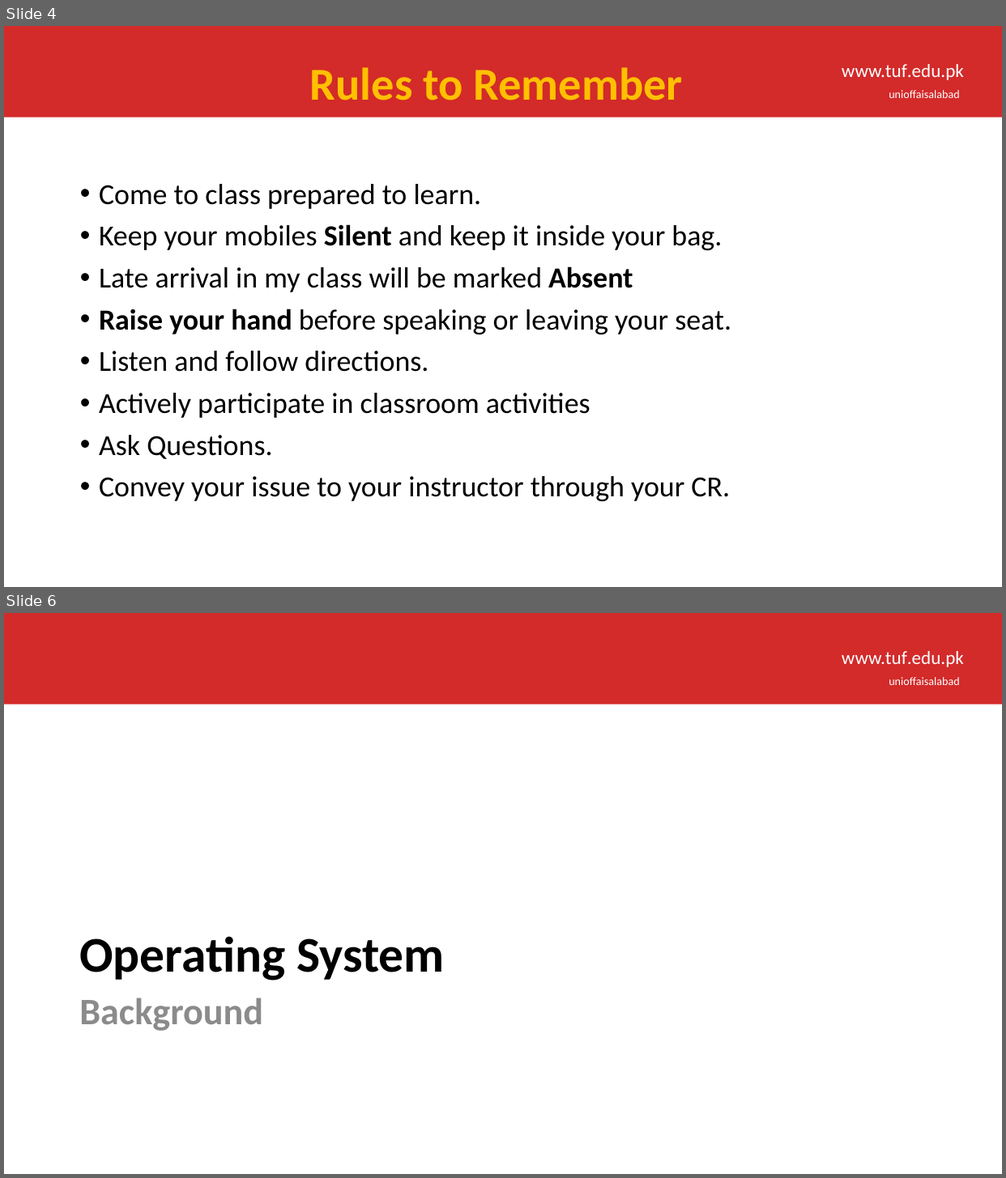
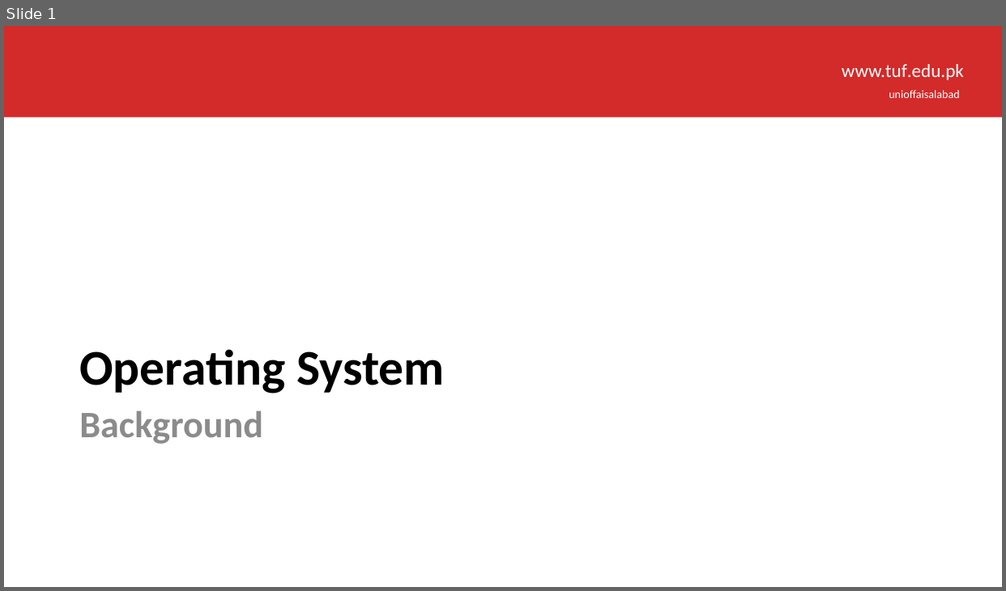
Before and after one commit to hamnasz/Semester-IV, a slide deck: Operating System/Mids/Slides/Lecture # 1.pptx. Shown one above the other, each under a label of ours: slides 4 and 6 before the commit, slide 1 after it; the slides between them are not shown. The pictures are 1006x1178 and 1006x591 pixels, drawn with LibreOffice and Linux fonts; fonts in the diff are those of the drawing; background and template pictures are left out. Boxes give left, top, right and bottom in pixels: in the first picture for what was removed or moved away, otherwise in the second. Text is boxed around its words. In the diff, an @@ line names an element or a change of style, - is before the commit and + after.

Commit message:
Instructor: Irsha Qureshi

```diff
--- a/Operating System/Mids/Slides/Lecture # 1.pptx
+++ b/Operating System/Mids/Slides/Lecture # 1.pptx
@@ slide 4 removed at (4,26,1002,587), background #FFFFFF; not listed: 3 template elements that a slide beside it also shows @@
@@ title removed at (310,67,682,101) @@
-Rules to Remember
@@ text removed at (99,184,731,501) @@
-• Come to class prepared to learn.
-• Keep your mobiles Silent and keep it inside your bag.
-• Late arrival in my class will be marked Absent
-• Raise your hand before speaking or leaving your seat.
-• Listen and follow directions.
-• Actively participate in classroom activities
-• Ask Questions.
-• Convey your issue to your instructor through your CR.
@@ what was slide 6 is now slide 1 @@
```
Also in this commit, not shown: 4 other slides removed, 2 other files.
